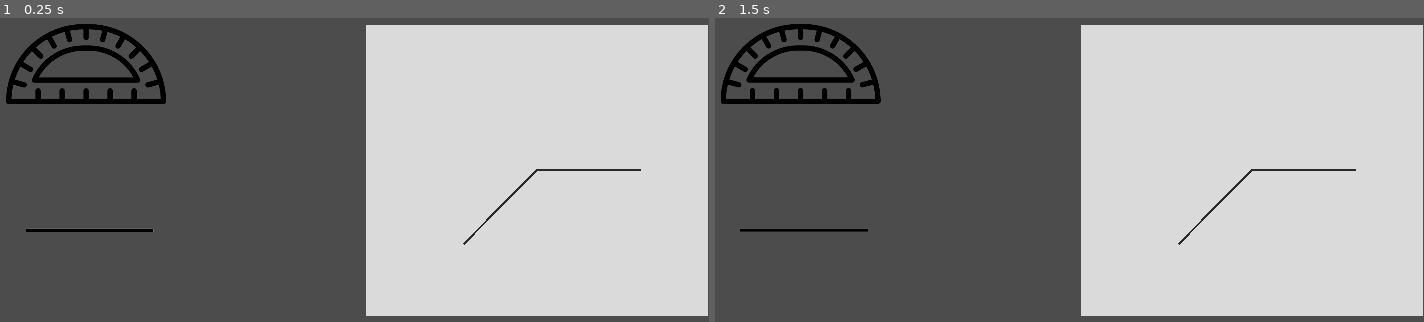
Above: before the commit, frames 1-2 (left to right).
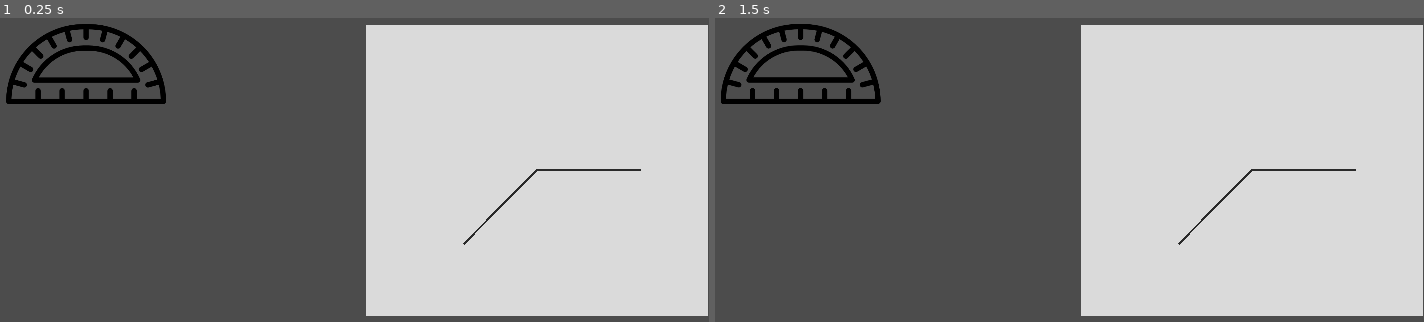
Above: after the commit, the same moments.

Repository: volchonok091/game
Game: Godot game, scene res://GRAFICA/scenes/task.tscn
Two runs of this game, one before a commit and one after it. Both use one fixed random seed, a clock stepped at 60 frames per second and the inputs below. This scene is started directly instead of the project's main scene.
Inputs (mouse positions are in pixels of both pictures, inside the frame that each line leads up to):
- Up to frame 1 (0.25 s): no input
- Up to frame 2 (1.5 s): tap Enter at 0.5 s; move the mouse to (800, 63) at 0.52 s; hold D (Move_Right) from 0.53 s (still down); click (800, 63) at 0.67 s; tap Space (Jump) at 0.77, 1.25 s; move the mouse to (807, 230) at 1.27 s; click (807, 230) at 1.42 s

The runs differ from the first frame. In frame 1, 0.2% of the frame differs, in the area x 3-22%, y 69-71%; in frame 2, 0.2%.

Commit message:
feat: done angle input

Diff:
--- /dev/null
+++ b/GRAFICA/scenes/LineEdit.gd
@@ -0,0 +1,8 @@
+extends LineEdit
+
+func _ready():
+	grab_focus()
+	max_length = 3
+
+func _on_LineEdit_text_entered(new_text):
+	var Text = text
--- a/GRAFICA/scenes/StaticLine.gd
+++ b/GRAFICA/scenes/StaticLine.gd
@@ -13,6 +13,8 @@
 var x
 var y
 var tornd
+var Xa
+var Ya
 func _fillingArr():
 	for n in range(30,182,2):
 		AngleArr.push_back(n)
@@ -20,9 +22,12 @@
 	angle = AngleArr[rand_range(0,AngleArr.size())]
 	x = R * cos(angle) + 410
 	y = R * sin(angle) + 350
-	print(x)
-	print(y)
+	Xa = R * cos(angle / 2) + 410
+	Ya = R * sin(angle / 2) + 350
 func _drawing():
 	add_point(to)
 	add_point(from)
 	add_point(Vector2(x,y))
+func _answerLine():
+	add_point(from)
+	add_point(Vector2(Xa,Ya))
--- /dev/null
+++ b/GRAFICA/scenes/answerLine.gd
@@ -0,0 +1,5 @@
+extends Line2D
+
+func drawing():
+	add_point(get_parent().from)
+	add_point(Vector2(get_parent().Xa, get_parent().Ya))
--- /dev/null
+++ b/GRAFICA/scenes/inputAngle.tscn
@@ -0,0 +1,57 @@
+[gd_scene load_steps=2 format=2]
+
+[ext_resource path="res://GRAFICA/scenes/LineEdit.gd" type="Script" id=1]
+
+[node name="InputAngle" type="Control"]
+anchor_right = 1.0
+anchor_bottom = 1.0
+margin_left = 4.0
+margin_top = 3.0
+margin_right = 4.0
+margin_bottom = 3.0
+__meta__ = {
+"_edit_use_anchors_": false
+}
+
+[node name="MarginContainer" type="MarginContainer" parent="."]
+margin_left = 367.0
+margin_top = 385.0
+margin_right = 619.0
+margin_bottom = 755.0
+__meta__ = {
+"_edit_use_anchors_": false
+}
+
+[node name="VBoxContainer" type="VBoxContainer" parent="MarginContainer"]
+margin_right = 252.0
+margin_bottom = 370.0
+
+[node name="PanelContainer" type="PanelContainer" parent="MarginContainer/VBoxContainer"]
+margin_right = 252.0
+margin_bottom = 28.0
+
+[node name="Label" type="Label" parent="MarginContainer/VBoxContainer/PanelContainer"]
+margin_left = 7.0
+margin_top = 7.0
+margin_right = 245.0
+margin_bottom = 21.0
+size_flags_vertical = 1
+text = "Enter the angle of bisector"
+align = 1
+uppercase = true
+
+[node name="PanelContainer2" type="PanelContainer" parent="MarginContainer/VBoxContainer"]
+margin_top = 32.0
+margin_right = 252.0
+margin_bottom = 70.0
+
+[node name="LineEdit" type="LineEdit" parent="MarginContainer/VBoxContainer/PanelContainer2"]
+margin_left = 7.0
+margin_top = 7.0
+margin_right = 245.0
+margin_bottom = 31.0
+align = 1
+caret_blink = true
+script = ExtResource( 1 )
+
+[connection signal="text_entered" from="MarginContainer/VBoxContainer/PanelContainer2/LineEdit" to="MarginContainer/VBoxContainer/PanelContainer2/LineEdit" method="_on_LineEdit_text_entered"]
--- a/GRAFICA/scenes/task.tscn
+++ b/GRAFICA/scenes/task.tscn
@@ -1,10 +1,12 @@
-[gd_scene load_steps=7 format=2]
+[gd_scene load_steps=9 format=2]
 
 [ext_resource path="res://task.gd" type="Script" id=1]
 [ext_resource path="res://GRAFICA/scenes/rect.gd" type="Script" id=2]
 [ext_resource path="res://GRAFICA/scenes/transportirBody.tscn" type="PackedScene" id=3]
 [ext_resource path="res://GRAFICA/scenes/StaticLine.gd" type="Script" id=4]
 [ext_resource path="res://GRAFICA/scenes/lineBody.tscn" type="PackedScene" id=5]
+[ext_resource path="res://GRAFICA/scenes/answerLine.gd" type="Script" id=6]
+[ext_resource path="res://GRAFICA/scenes/inputAngle.tscn" type="PackedScene" id=7]
 
 [sub_resource type="RectangleShape2D" id=1]
 extents = Vector2( 229.125, 185 )
@@ -25,10 +27,14 @@
 }
 
 [node name="RichTextLabel" type="RichTextLabel" parent="ColorRect"]
-margin_left = 560.0
-margin_top = -171.0
-margin_right = 826.0
-margin_bottom = -4.0
+modulate = Color( 0, 0, 0, 1 )
+self_modulate = Color( 0, 0, 0, 1 )
+margin_left = 2.0
+margin_top = 1.0
+margin_right = 134.0
+margin_bottom = 84.0
+custom_colors/selection_color = Color( 0, 0, 0, 1 )
+tab_size = 24
 __meta__ = {
 "_edit_use_anchors_": false
 }
@@ -37,6 +43,11 @@
 width = 5.0
 default_color = Color( 0.168627, 0.168627, 0.168627, 1 )
 script = ExtResource( 4 )
+
+[node name="answerLine" type="Line2D" parent="ColorRect/StaticLine"]
+width = 3.0
+default_color = Color( 0.388235, 0.501961, 1, 0.745098 )
+script = ExtResource( 6 )
 
 [node name="Area2D" type="Area2D" parent="ColorRect"]
 position = Vector2( 413, 348 )
@@ -52,5 +63,12 @@
 [node name="lineBody" parent="." instance=ExtResource( 5 )]
 position = Vector2( 433, 668 )
 
+[node name="InputAngle" parent="." instance=ExtResource( 7 )]
+visible = false
+margin_left = -68.0
+margin_top = 99.0
+margin_right = 28.0
+margin_bottom = 164.0
+
 [connection signal="body_entered" from="ColorRect/Area2D" to="." method="_on_Area2D_body_entered"]
 [connection signal="body_shape_entered" from="ColorRect/Area2D" to="." method="_on_Area2D_body_shape_entered"]
--- a/lineBody.gd
+++ b/lineBody.gd
@@ -1,9 +1,5 @@
 extends KinematicBody2D
-
-
-var visable = true
 var selected = false
-
 func _process(delta):
 	if selected:
 		followMouse()
--- a/task.gd
+++ b/task.gd
@@ -1,9 +1,13 @@
 extends Node2D
 func _ready():
-	pass
+	$lineBody.visible = false
+	$transportir.visible = true
 func _on_Area2D_body_entered(body):
 	if body.is_in_group("trans"):
 		$ColorRect/RichTextLabel.set_text(str($ColorRect/StaticLine.angle))
 		$transportir/Transportir.visible = false
+		$lineBody.visible = true
 	if  body.is_in_group("Line"):
-		$transportir/Transportir.visible = false
+		$lineBody.visible = false
+		$ColorRect/StaticLine/answerLine.drawing()
+		$InputAngle.visible = true
--- a/transportirbody.gd
+++ b/transportirbody.gd
@@ -1,7 +1,5 @@
 extends KinematicBody2D
-var visable = true
 var selected = false
-
 func _process(delta):
 	if selected:
 		followMouse()
